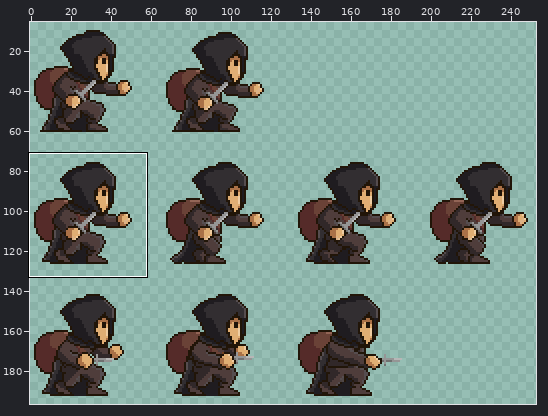
Sprite sheet, stored at images/Heros/Thief2.png. The picture above shows the old version from afar; the outline marks the close-up.
Close-up. Old version:
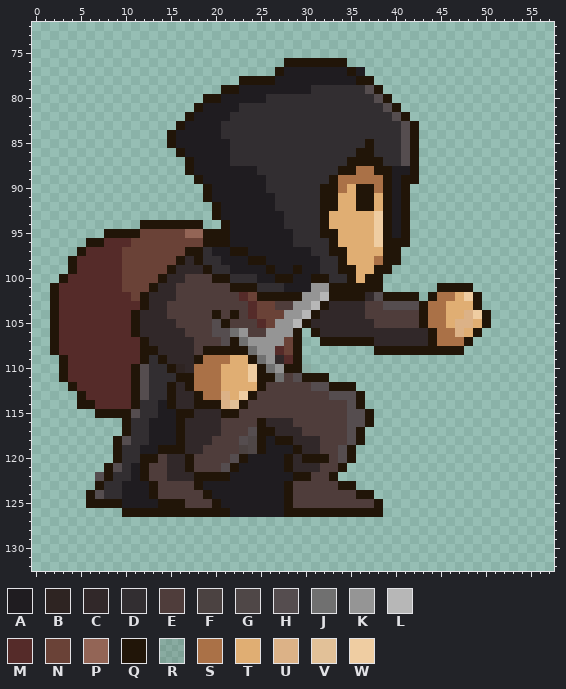
The file is 264x198 pixels. Pixels under 10% opacity are left out. Colours within 5 levels of each other are drawn and written as one. Shown: x 0..57, y 72..132. The wide view leaves out empty margins. The commit also changed other parts of the picture, which this record leaves out.
Palette (. is transparent): A #1f1c20  B #2e2422  C #312829  D #322e31  E #4f3d3b  F #4b4241  G #4f4747  H #554d4f  J #707070  K #959595  L #b7b7b7  M #552b29  N #6a4237  P #936556  Q #211508  R #2115081c  S #aa7147  T #e0ae73  U #dcb287  V #e2c198  W #efcda2
The result:
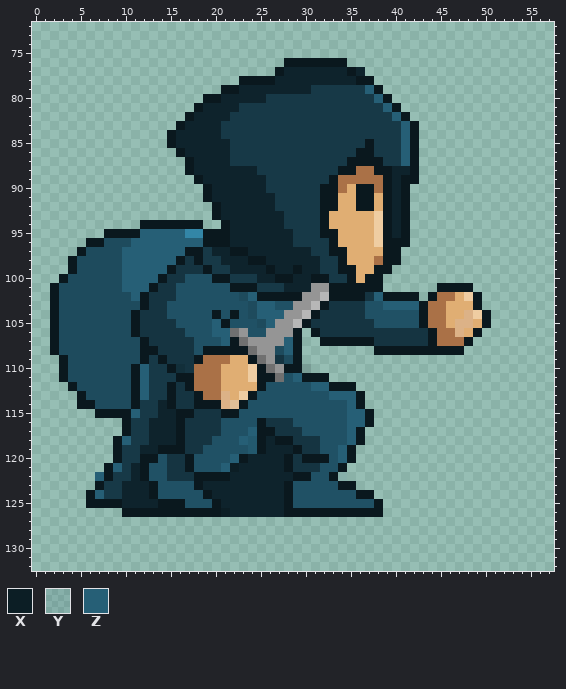
Colours new in this view: X #0c1e25  Y #1f506421  Z #265f76
Diff:
@@ palette @@
-A #1f1c20
+A #0e232c
-B #2e2422
+B #122f3a
-C #312829
+C #153441
-D #322e31
+D #173947
-E #4f3d3b
+E #205165
-G #4f4747
+G #23596e
-M #552b29
+M #1e4b5d
-P #936556
+P #3386a7
-Q #211508
+Q #0a181e
-R #2115081c
+R #0b191f35
@@ x 35..43 @@
  78 AQQ......
- 79 DDHQ.....
- 80 DDDHQ....
- 81 DDDDHQ...
- 82 DDDDDHQ..
- 83 DDDDDDHQ.
- 84 DDDDDDHQ.
- 85 DDQDDDHQ.
- 86 DQQDDDHQ.
- 87 QQQQDDHQ.
+ 79 DDZQ.....
+ 80 DDDZQ....
+ 81 DDDDZQ...
+ 82 DDDDDZQ..
+ 83 DDDDDDZQ.
+ 84 DDDDDDZQ.
+ 85 DDQDDDZQ.
+ 86 DQQDDDZQ.
+ 87 QQQQDDZQ.
  88 QSSQQAAQ.
@@ x 5..44 @@
  94 .......QQQQQQQ..QAAAAAADDDDQTTTTTWQAQ...
- 95 ...QQQQNNNNNPPQQQAAAAAAADDDQQTTTTWQAQ...
- 96 .QQMMMNNNNNNNNQQQAAAAAAADDDDQTTTTWQQQ...
- 97 QMMMMNNNNNNNQQDAAQQAAAAAAADDQQTTTTQQ....
- 98 MMMMMNNNNNNQCQDDAAAQQAAAAAADDQTTTSQQ....
- 99 MMMMMNNNNNQCCCQDDAAAAQAAQAADDQQTTQQ.....
-100 MMMMMNNNNQCCEEEQQDDDAAQQAAQQDDQTQQ......
-101 MMMMMNNNQCCEEEEEEQQQDDDAAAKKQQQQQQ......
-102 MMMMMMNQCCCEEEEEEEMNQQQQQKKLQQQQCHQQQQ.Q
-103 MMMMMMMQCCEEEEEEEEEMNNEEKKLQCCCCEEHHHHQS
-104 MMMMMMQCCCEEEEEQEQEMNNNKKLQCCCCCEEEEEEQS
-105 MMMMMMQCCCCEEEEHQEEEMNKKLQCCCCCCCEEEEEQS
-106 MMMMMMQCCCCCEEEHHJKEEKKKQ.QCCCCCCCCCCCCQ
-107 MMMMMMMQCCCCCEEEHQJKKKKNQ..QQQQQQCCCCCCQ
-108 MMMMMMMQQCCCCEQQQQQJKKMNQ........QQQQQQQ
+ 95 ...QQQQZZZZZPPQQQAAAAAAADDDQQTTTTWQAQ...
+ 96 .QQMMMZZZZZZZZQQQAAAAAAADDDDQTTTTWQQQ...
+ 97 QMMMMZZZZZZZQQDAAQQAAAAAAADDQQTTTTQQ....
+ 98 MMMMMZZZZZZQCQDDAAAQQAAAAAADDQTTTSQQ....
+ 99 MMMMMZZZZZQCCCQDDAAAAQAAQAADDQQTTQQ.....
+100 MMMMMZZZZQCCEEEQQDDDAAQQAAQQDDQTQQ......
+101 MMMMMZZZQCCEEEEEEQQQDDDAAAKKQQQQQQ......
+102 MMMMMMZQCCCEEEEEEEMZQQQQQKKLQQQQCZQQQQ.Q
+103 MMMMMMMQCCEEEEEEEEEMZZEEKKLQCCCCEEZZZZQS
+104 MMMMMMQCCCEEEEEQEQEMZZZKKLQCCCCCEEEEEEQS
+105 MMMMMMQCCCCEEEEZQEEEMZKKLQCCCCCCCEEEEEQS
+106 MMMMMMQCCCCCEEEZZJKEEKKKQ.QCCCCCCCCCCCCQ
+107 MMMMMMMQCCCCCEEEZQJKKKKZQ..QQQQQQCCCCCCQ
+108 MMMMMMMQQCCCCEQQQQQJKKMZQ........QQQQQQQ
 109 MMMMMMMQDQCCCQSSSTTQJKCMQ...............
-110 MMMMMMQHDDQBCSSSTTTWQJKQQR..............
-111 MMMMMMQHDDDQQSSSTTTWQQJEHQQQ............
-112 MMMMMMQHDDQCQSSSTTTTQEEEEEHHQQQ.........
-113 QMMMMMQHDDQCCQSSUTWQEEEEEEEEHHHQ........
-114 QQMMMMQDDAQCCQQQUVQEEEEEEEEEEEHQ........
-115 ..QQQQHDDAAQQCCCQQEEEEEEEEEEEEHHQ.......
-116 .....QDDAAAQCCCCEEEEQCCCEEEEEEHHQ.......
-117 .....QDDAAAQCCCCEEEHQQCCCEEEEEHQ........
-118 ....QHDDAAAQCCCEEEHGQAQQCCCEEEHQ........
-119 ....QDDAAQQQCCEEEEFGQAAAQCCEEHQ.........
-120 ....QDDQQECCQEEEEHQAAAAQCQQQEHQ.........
-121 ...QHDAQEECCQEEEHQAAAAAQCCCEEQ..........
-122 ..HQDDAQEECCCQQQQAAAAAAAQQEEQ...........
+110 MMMMMMQZDDQBCSSSTTTWQJKQQR..............
+111 MMMMMMQZDDDQQSSSTTTWQQJEZQQQ............
+112 MMMMMMQZDDQCQSSSTTTTQEEEEEZZQQQ.........
+113 QMMMMMQZDDQCCQSSUTWQEEEEEEEEZZZQ........
+114 QQMMMMQDDAQCCQQQUVQEEEEEEEEEEEZQ........
+115 ..QQQQZDDAAQQCCCQQEEEEEEEEEEEEZZQ.......
+116 .....QDDAAAQCCCCEEEEQCCCEEEEEEZZQ.......
+117 .....QDDAAAQCCCCEEEZQQCCCEEEEEZQ........
+118 ....QZDDAAAQCCCEEEZGQAQQCCCEEEZQ........
+119 ....QDDAAQQQCCEEEEEGQAAAQCCEEZQ.........
+120 ....QDDQQECCQEEEEZQAAAAQCQQQEZQ.........
+121 ...QZDAQEECCQEEEZXAAAAAQCCCEEQ..........
+122 ..ZQDDAQEECCCQQQQAAAAAAAQQEEQY..........
 123 ..QDDAAAQEEEEQAAAAAAAAAQEEEEEQQ.........
-124 .QHDDAAAQEEEEEQAAAAAAAAQEEEEEEEQQ.......
+124 .QZDDAAAQEEEEEQAAAAAAAAQEEEEEEEQQ.......
 125 .QQQQAAAAQQQEEEQAAAAAAAQEEEEEEEEEQ......
-126 .....QQQQQQQQQQQQAAAAAAQQQQQQQQQQQ......
+126 .....QQQQQQQQQQQXAAAAAAQQQQQQQQQQQ......
 127 ........................................
Where, in picture pixels (left, top, right, bottom), the same in both close-ups:
changed: (50, 58, 491, 517)
